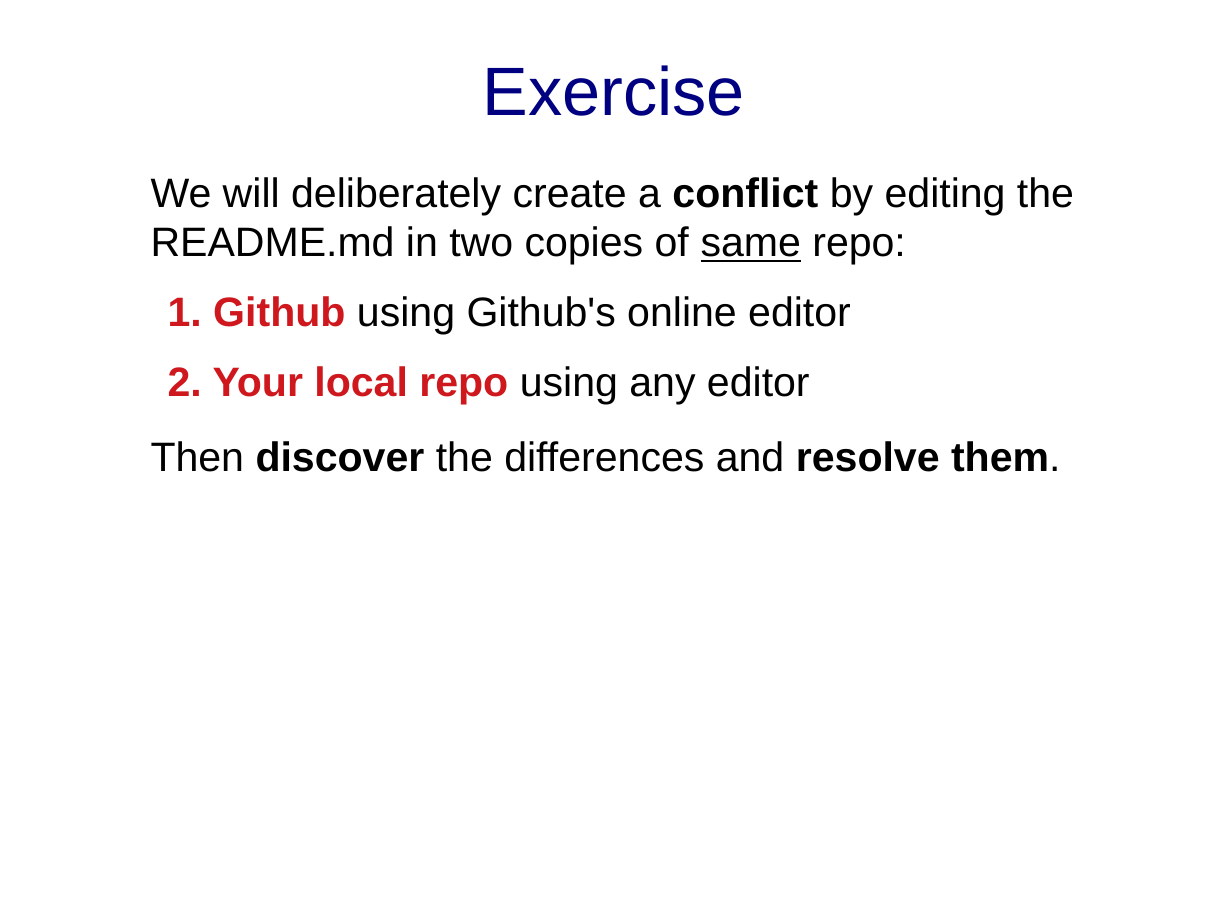
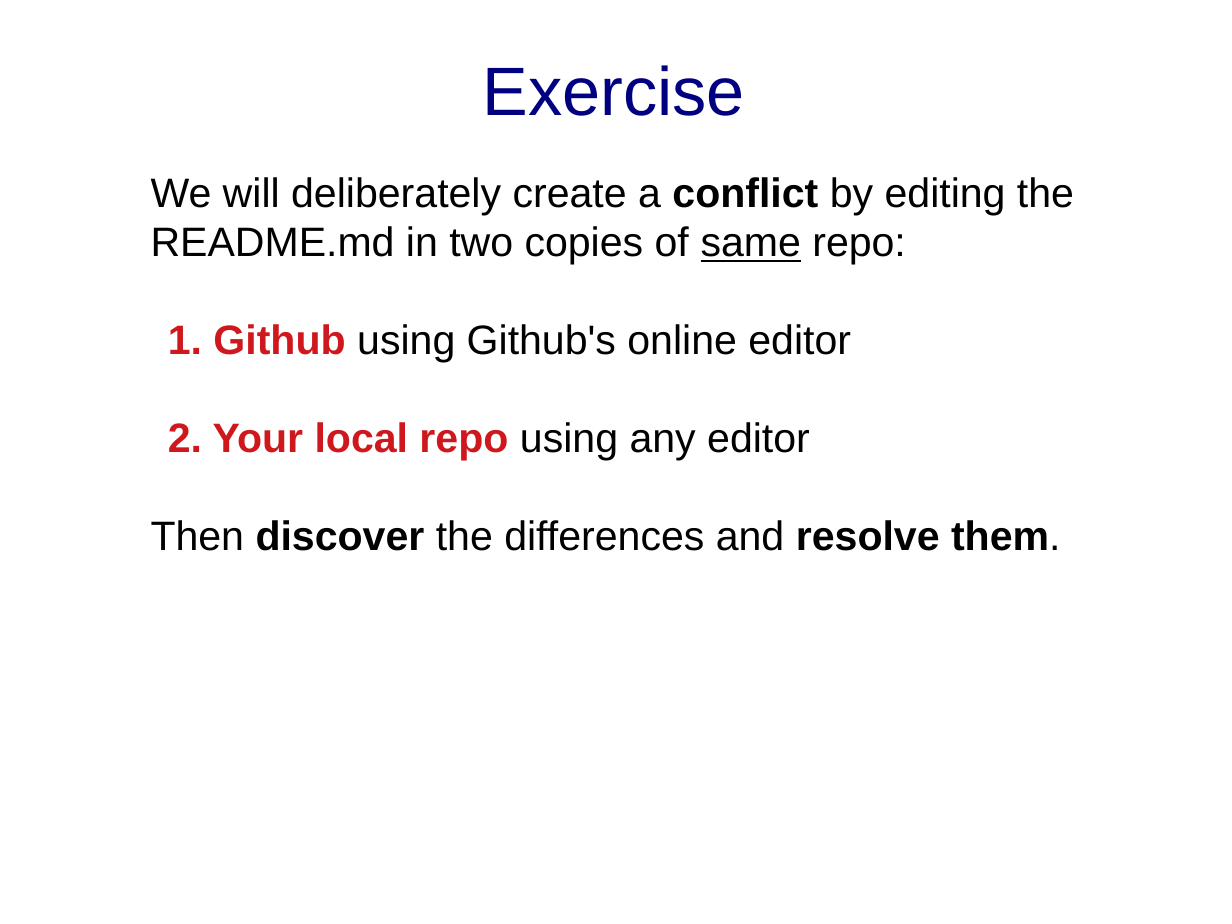
Before and after one commit to cpske/ISP, a slide deck: slide 3 of git/Merge-and-Conflict-Practice.ppt (slide 2 before the commit). Drawn at 1232x924 pixels with LibreOffice and Linux fonts; fonts in the diff are those of the drawing. Boxes give left, top, right and bottom in pixels: in the first picture for what was removed or moved away, otherwise in the second. Text is boxed around its words. In the diff, an @@ line names an element or a change of style, - is before the commit and + after.

Commit message:
add some slides on conflict resolution

```diff
--- a/git/Merge-and-Conflict-Practice.ppt
+++ b/git/Merge-and-Conflict-Practice.ppt
@@ text "We will deliberately create a ..." at (151, 177, 1074, 551): more space between paragraphs @@
```
Also in this commit, not shown: 6 other slides changed, 3 slides added, 4 other files.
